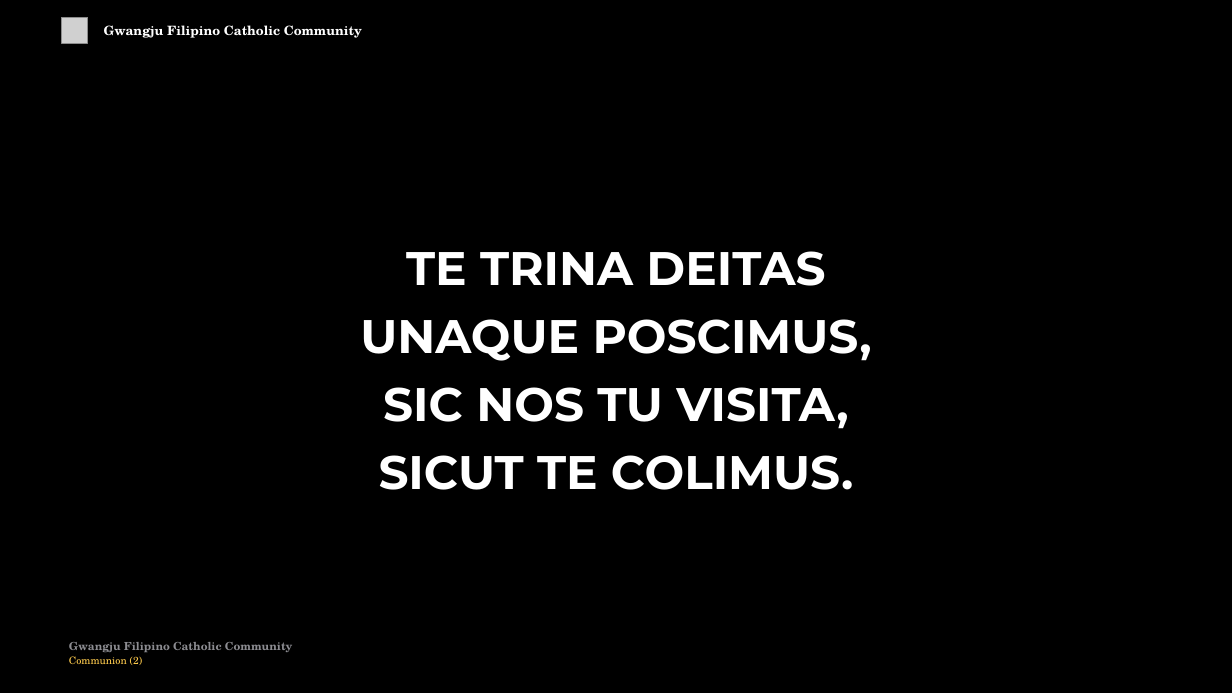
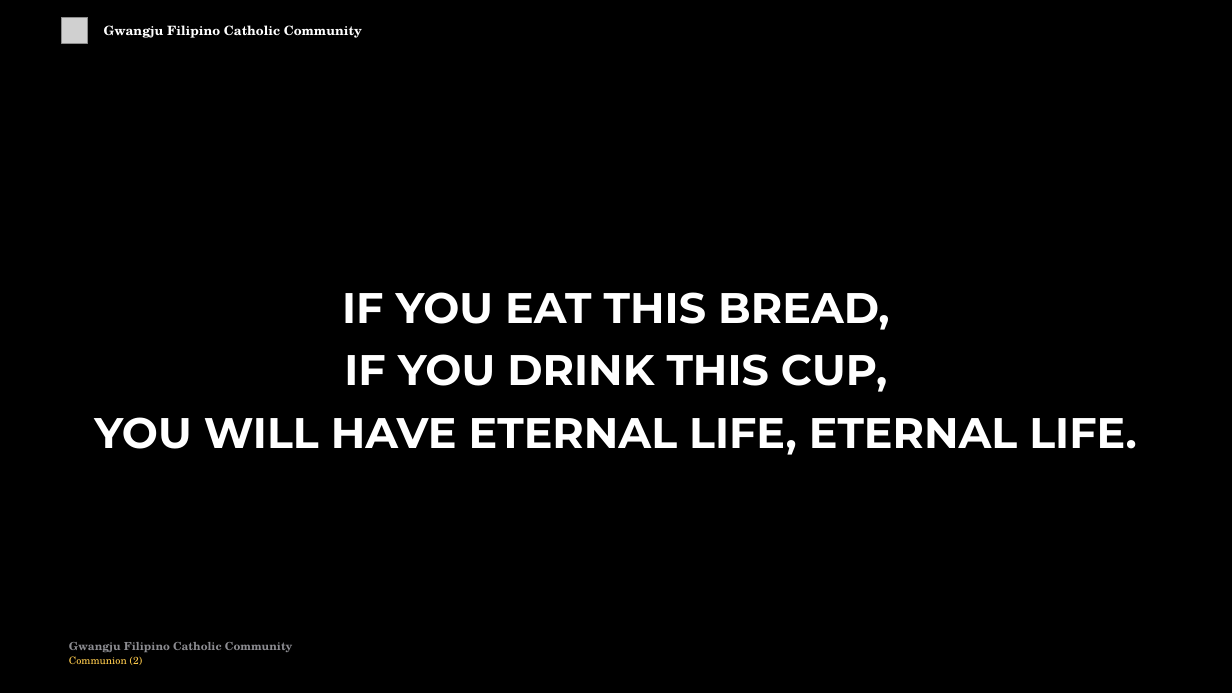
Before and after one commit to divinogabriel9/verbum, a slide deck: slide 61 of outputs/GFCC17May2026_Eastertide.pptx (slide 58 before the commit). Drawn at 1232x693 pixels with LibreOffice and Linux fonts; fonts in the diff are those of the drawing; grey boxes stand for pictures. Boxes give left, top, right and bottom in pixels: in the first picture for what was removed or moved away, otherwise in the second. Text is boxed around its words. In the diff, an @@ line names an element or a change of style, - is before the commit and + after.

```diff
--- a/outputs/GFCC17May2026_Eastertide.pptx
+++ b/outputs/GFCC17May2026_Eastertide.pptx
@@ text at (94, 292, 1137, 455): text changed; size 55 to 50 pt @@
-TE TRINA DEITAS
-UNAQUE POSCIMUS,
-SIC NOS TU VISITA,
-SICUT TE COLIMUS.
+IF YOU EAT THIS BREAD,
+IF YOU DRINK THIS CUP,
+YOU WILL HAVE ETERNAL LIFE, ETERNAL LIFE.
```
Also in this commit, not shown: 10 other slides changed, 13 slides added, 2 slides removed, 11 other files.
